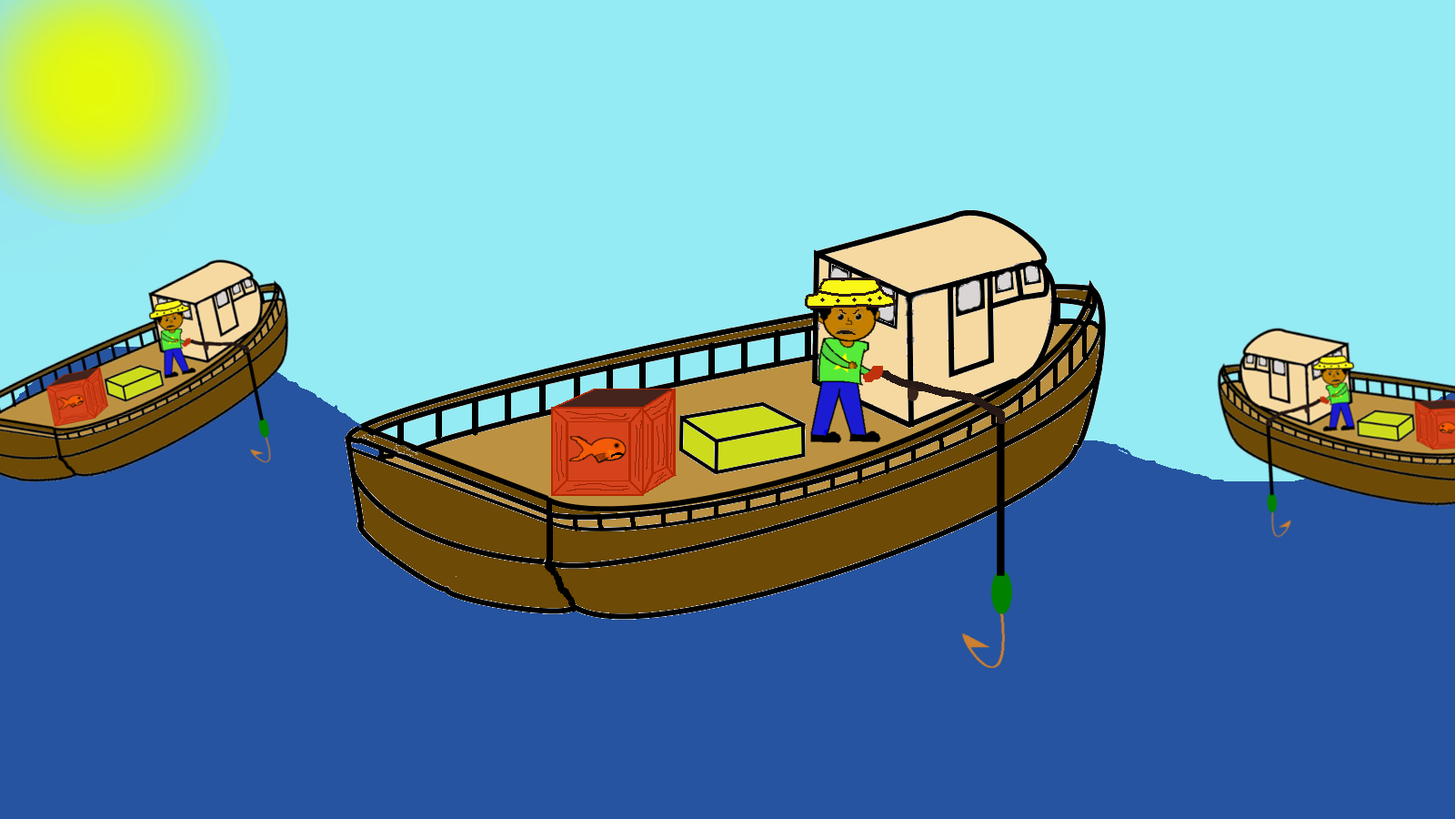
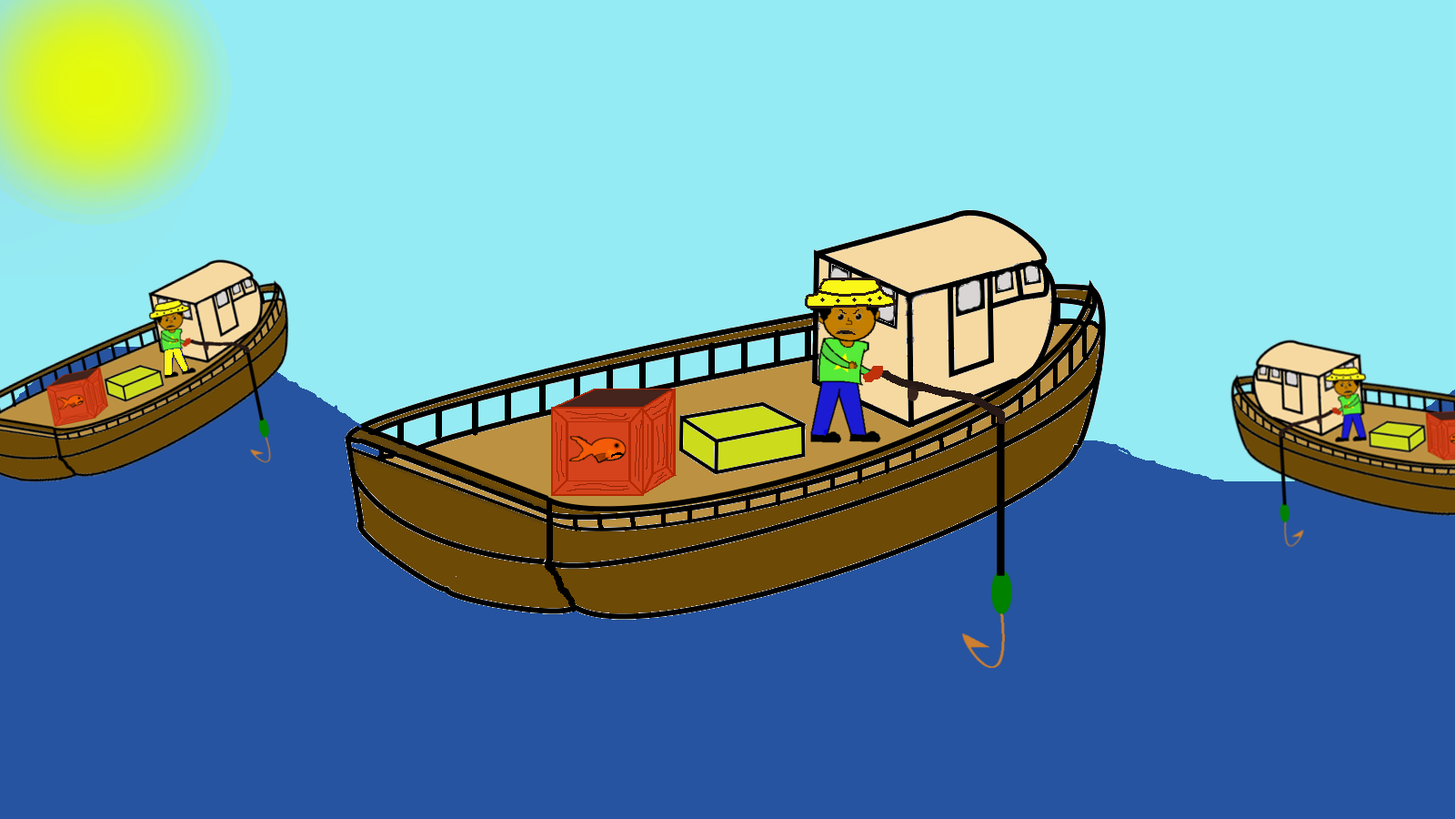
Two versions of the same layered image (w=1455, h=819). Layer-by-layer changes:
painted on "Layer #2" over left=1217, top=326, right=1455, bottom=548
painted on "Layer #1" over left=164, top=348, right=188, bottom=375
painted on "Background" over left=164, top=361, right=547, bottom=524
hid "Layer" over left=164, top=326, right=1455, bottom=548
